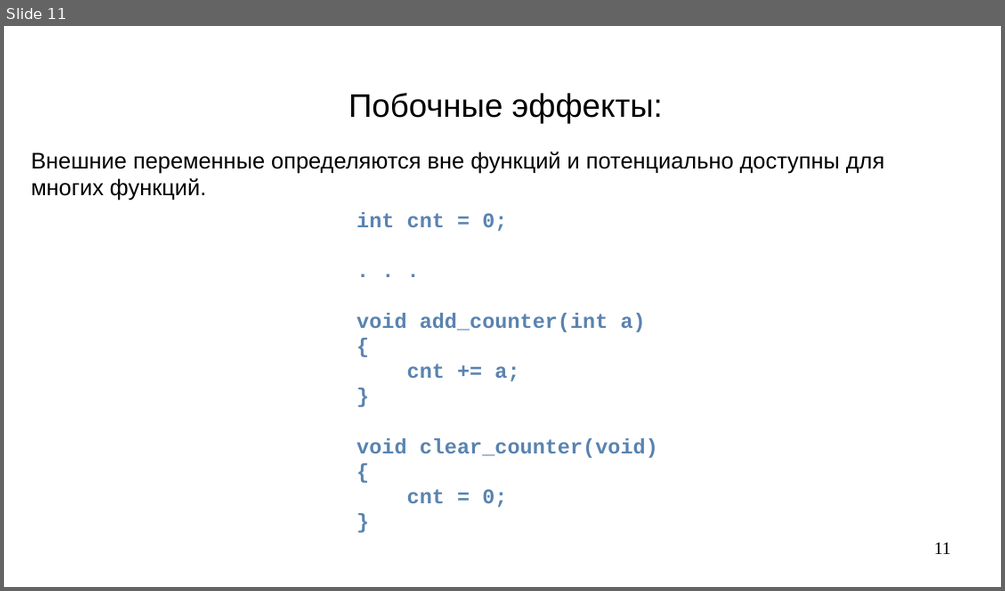
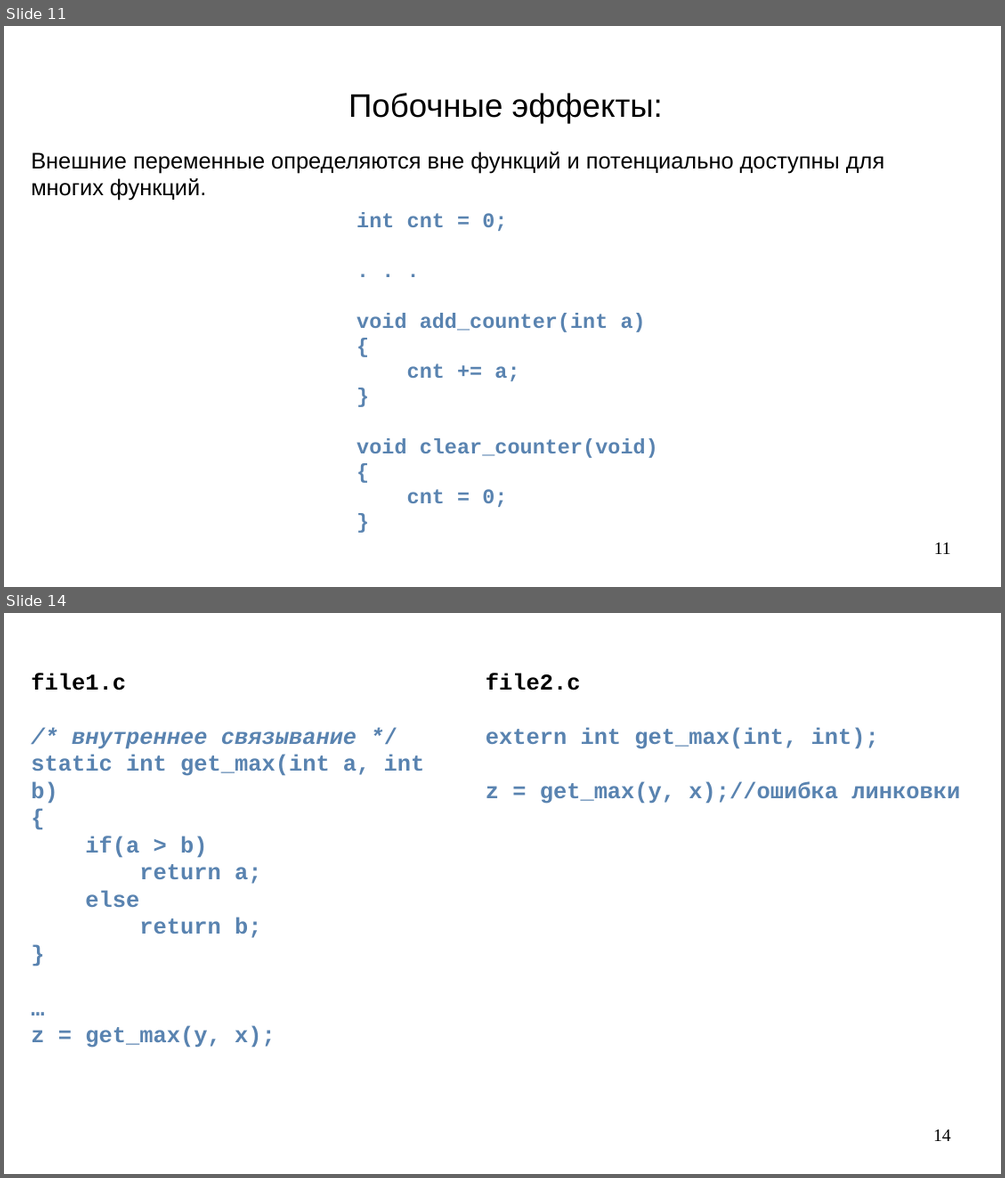
Before and after one commit to steelcraft/stud-lab, a slide deck: Лекции/CBCP01#L4.odp. Shown one above the other, each under a label of ours: slide 11 before the commit, slides 11 and 14 after it; the slides between them are not shown. The pictures are 1005x591 and 1005x1178 pixels, drawn with LibreOffice and Linux fonts; fonts in the diff are those of the drawing. Boxes give left, top, right and bottom in pixels: in the first picture for what was removed or moved away, otherwise in the second. Text is boxed around its words. In the diff, an @@ line names an element or a change of style, - is before the commit and + after.

```diff
--- a/Лекции/CBCP01#L4.odp
+++ b/Лекции/CBCP01#L4.odp
@@ slide 14 added at (4, 613, 1001, 1174), background #FFFFFF @@
@@ text added at (31, 673, 425, 1047), 18 pt, text #5983B0, bold @@
+file1.c
+/* внутреннее связывание */
+static int get_max(int a, int b)
+{
+if(a > b)
+return a;
+else
+return b;
+}
+…
+z = get_max(y, x);
@@ text added at (485, 673, 960, 803), 18 pt, text #5983B0, bold @@
+file2.c
+extern int get_max(int, int);
+z = get_max(y, x);//ошибка линковки
@@ page number added at (933, 1129, 951, 1141), 14 pt, text #000000 @@
+14
```
Also in this commit, not shown: 6 slides changed, 17 other slides added, 3 slides removed.
